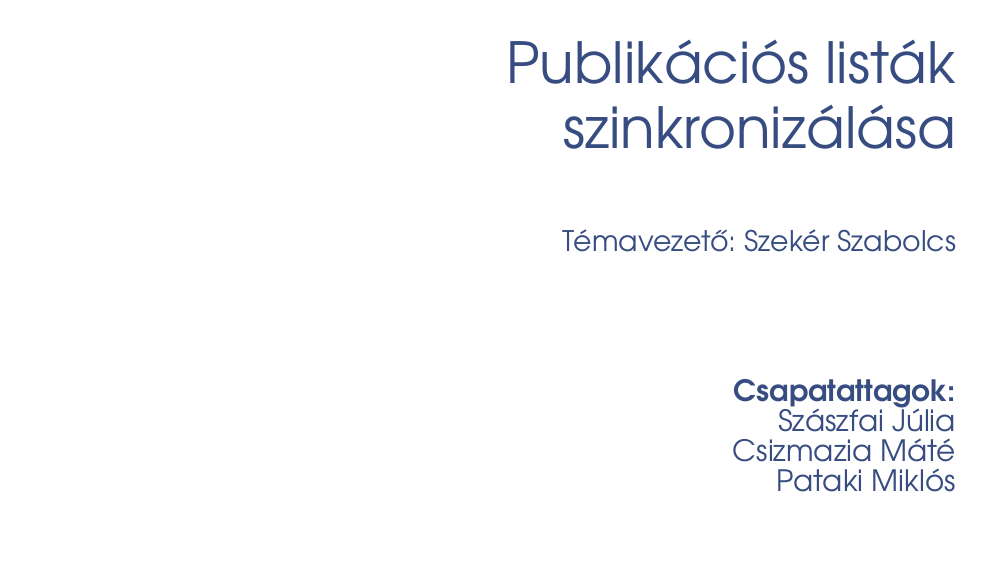
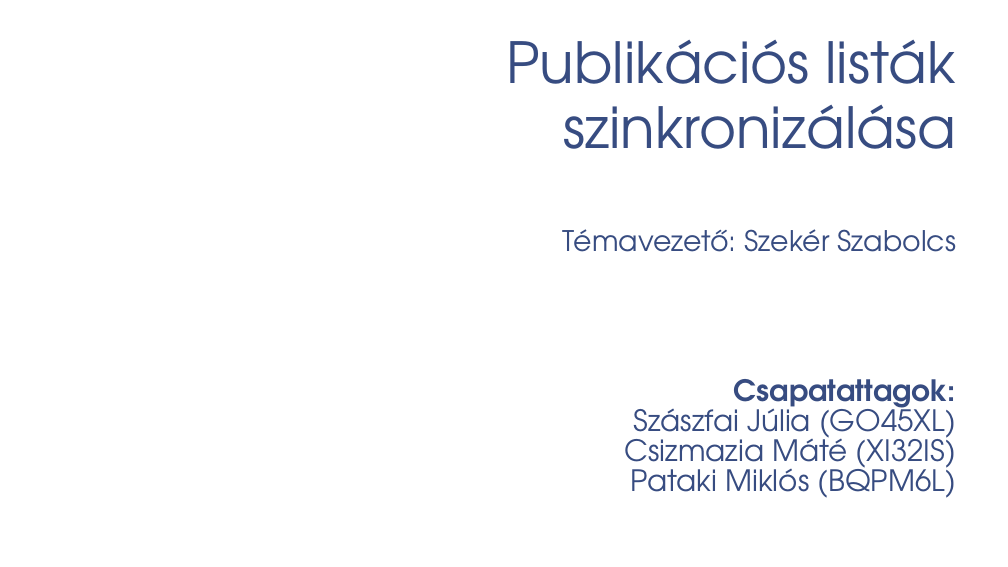
Before and after one commit to patmik2012/PubSync, a slide deck: slide 1 of Publikációs listák szinkronizálása.pptx. Drawn at 1008x567 pixels with LibreOffice and Linux fonts; fonts in the diff are those of the drawing; background and template pictures are left out. Boxes give left, top, right and bottom in pixels: in the first picture for what was removed or moved away, otherwise in the second. Text is boxed around its words. In the diff, an @@ line names an element or a change of style, - is before the commit and + after.

```diff
--- a/Publikációs listák szinkronizálása.pptx
+++ b/Publikációs listák szinkronizálása.pptx
@@ subtitle at [625, 401, 956, 498]: text changed @@
-Szászfai Júlia
-Csizmazia Máté
-Pataki Miklós
+Szászfai Júlia (GO45XL)
+Csizmazia Máté (XI32IS)
+Pataki Miklós (BQPM6L)
```
Also in this commit, not shown: 7 other slides changed.
